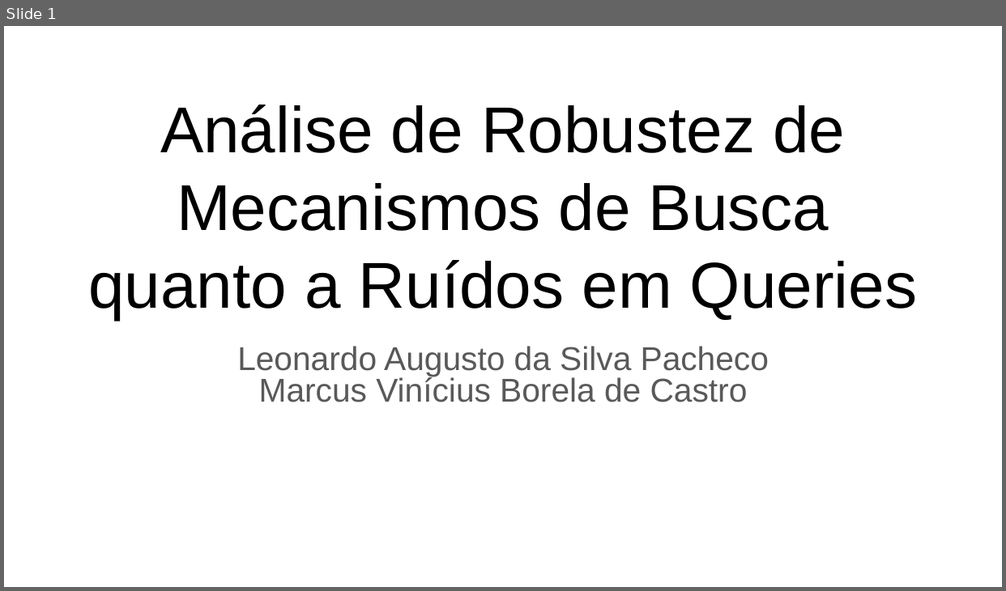
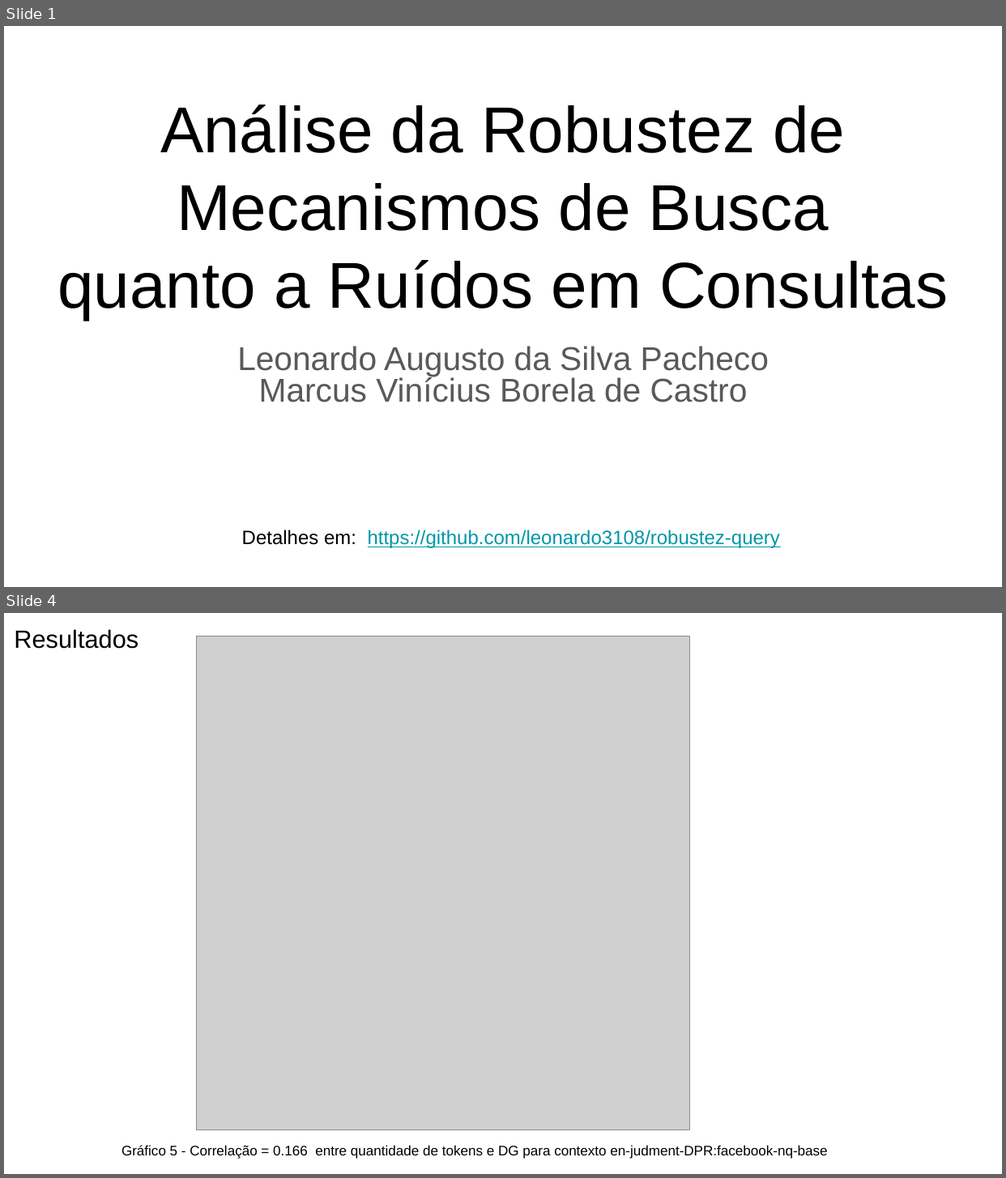
Before and after one commit to leonardo3108/robustez-query, a slide deck: docs/presentations/Apresentação final - 20211209.pptx. Shown one above the other, each under a label of ours: slide 1 before the commit, slides 1 and 4 after it; the slides between them are not shown. The pictures are 1006x591 and 1006x1178 pixels, drawn with LibreOffice and Linux fonts; fonts in the diff are those of the drawing; grey boxes stand for pictures. Boxes give left, top, right and bottom in pixels: in the first picture for what was removed or moved away, otherwise in the second. Text is boxed around its words. In the diff, an @@ line names an element or a change of style, - is before the commit and + after.

```diff
--- a/docs/presentations/Apresentação final - 20211209.pptx
+++ b/docs/presentations/Apresentação final - 20211209.pptx
@@ slide 4 added at bbox=[4, 613, 1002, 1174], background #FFFFFF @@
@@ title added at bbox=[14, 629, 138, 649], 18 pt, text #000000 @@
+Resultados
@@ picture added at bbox=[197, 636, 691, 1130] @@
@@ text added at bbox=[121, 1145, 827, 1159], 10 pt, text #000000 @@
+Gráfico 5 - Correlação = 0.166 entre quantidade de tokens e DG para contexto en-judment-DPR:facebook-nq-base
@@ slide 1 changed as well @@
@@ title at bbox=[57, 105, 948, 320]: text changed @@
-Análise de Robustez de Mecanismos de Busca
-quanto a Ruídos em Queries
+Análise da Robustez de Mecanismos de Busca
+quanto a Ruídos em Consultas
@@ text added at bbox=[242, 530, 780, 548], 14 pt, text #0097A7, underline @@
+Detalhes em: https://github.com/leonardo3108/robustez-query
```
Also in this commit, not shown: 1 other slide changed, 10 other slides added, 30 slides removed.
